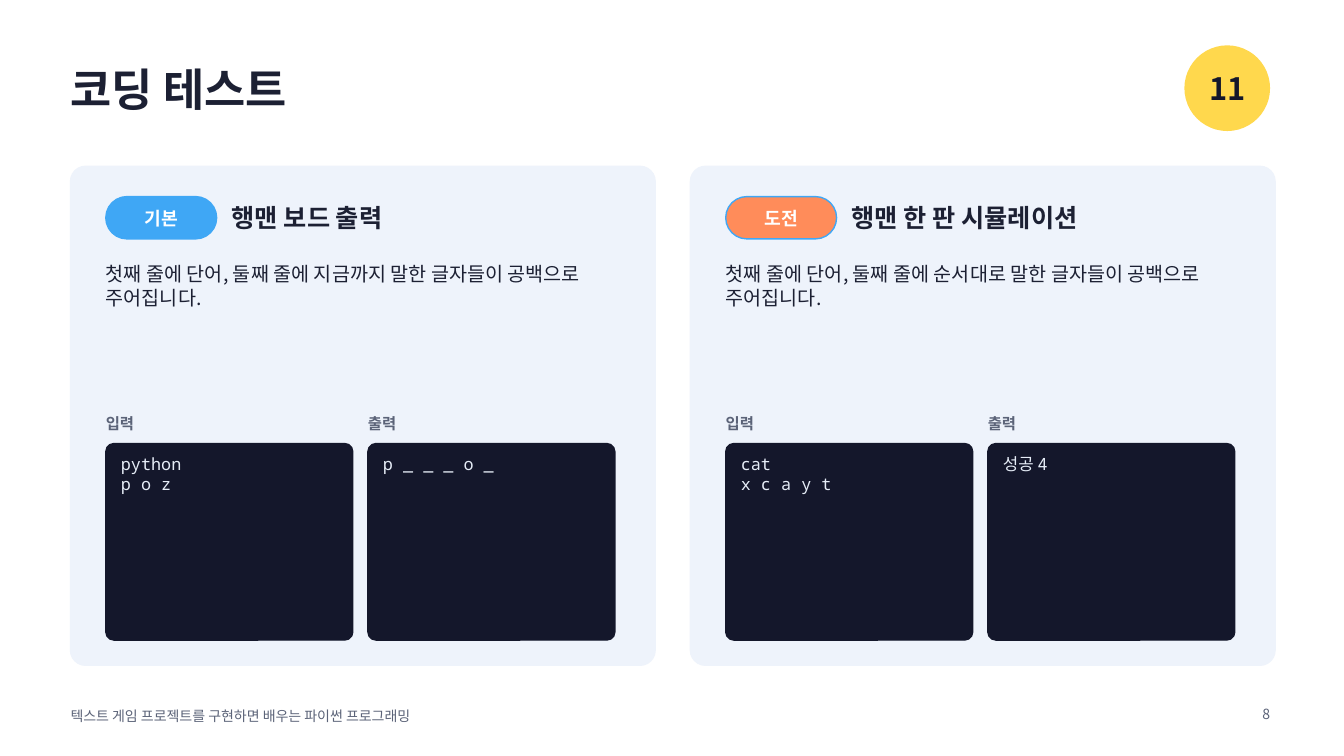
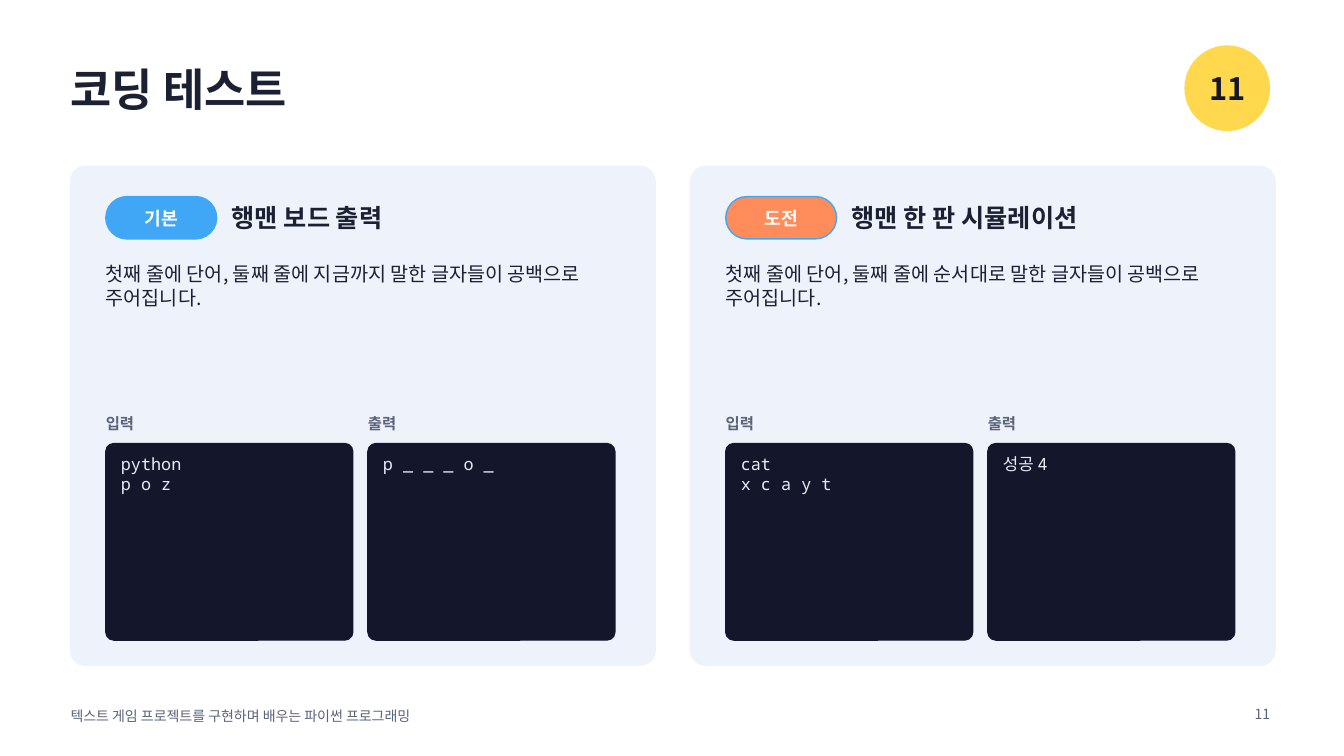
Before and after one commit to nabilera1/python_lecture_game_pingpong, a slide deck: slide 11 of slides/11-hangman.pptx (slide 8 before the commit). Drawn at 1344x756 pixels with LibreOffice and Linux fonts; fonts in the diff are those of the drawing. Boxes give left, top, right and bottom in pixels: in the first picture for what was removed or moved away, otherwise in the second. Text is boxed around its words. In the diff, an @@ line names an element or a change of style, - is before the commit and + after.

```diff
--- a/slides/11-hangman.pptx
+++ b/slides/11-hangman.pptx
@@ text at (71,709,410,722): text changed @@
-텍스트 게임 프로젝트를 구현하면 배우는 파이썬 프로그래밍
+텍스트 게임 프로젝트를 구현하며 배우는 파이썬 프로그래밍
@@ page number at (1255,708,1271,719): text changed @@
-8
+11
```
Also in this commit, not shown: 8 other slides changed, 3 slides added, 54 other files.
